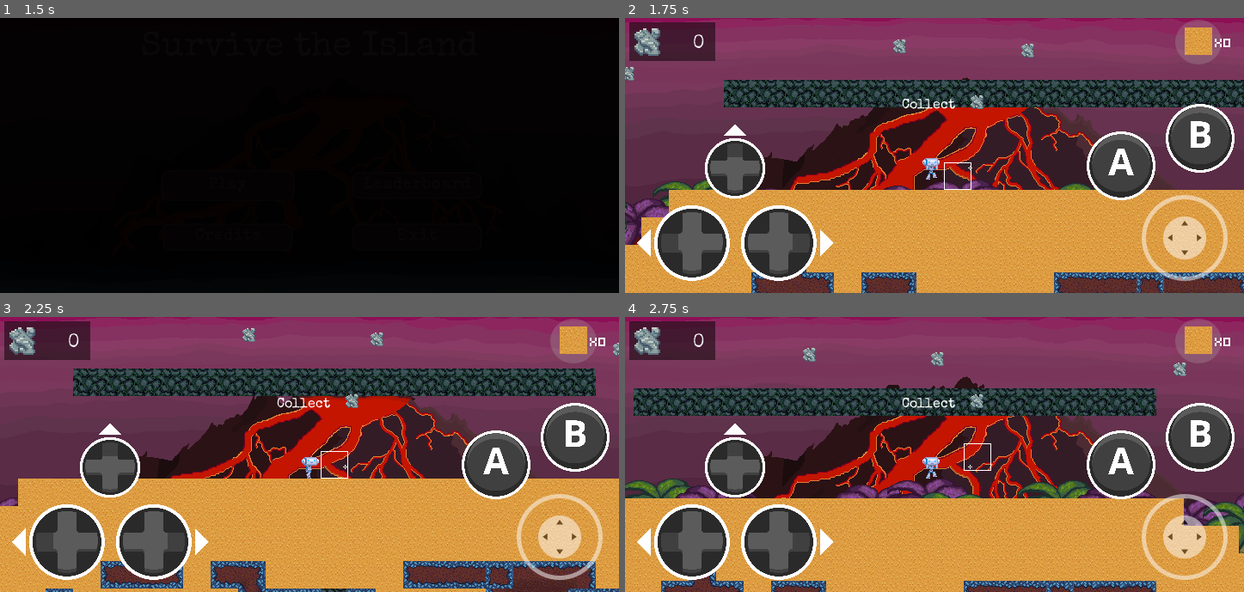
Above: before the commit, frames 1-4 (two rows, left to right).
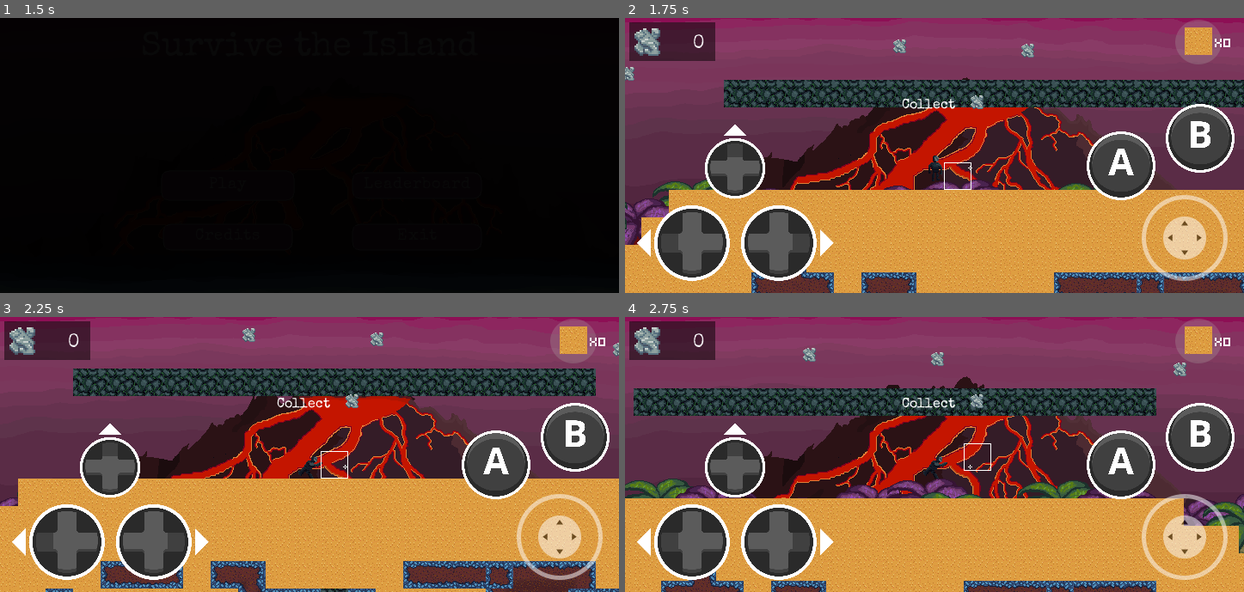
Above: after the commit, the same moments.

Repository: HaywardMorihara/SurviveTheIsland
Game: Godot game, scene res://src/UserInterface/MainMenu.tscn
Same seed, same stepped clock (60 frames per second), same inputs: the game is played once before the commit and once after it. Sound files missing from this copy of the repository are replaced by a short silence.
Inputs (mouse positions are in pixels of both pictures, inside the frame that each line leads up to):
- Up to frame 1 (1.5 s): click "Play" at 0.5 s; click "Play" at 1.25 s
- Up to frame 2 (1.75 s): no input
- Up to frame 3 (2.25 s): move the mouse to (445, 440) at 2.02 s; hold D (move_right) from 2.03 s (still down); tap Space (shoot) at 2.1 s; click (445, 440) at 2.17 s
- Up to frame 4 (2.75 s): keep holding D (move_right); tap W (jump) at 2.27, 2.3, 2.57 s

Frame 1 is identical in both runs. In frame 2, 0.2% of the frame differs, in the area x 48-52%, y 50-60%; in frame 3, 0.1%; in frame 4, 0.2%.

Commit message:
Import Player Art

Diff:
--- a/src/Actors/Player.gd
+++ b/src/Actors/Player.gd
@@ -160,13 +160,6 @@
 			animation_new = "run"
 		else:
 			animation_new = "idle"
-	else:
-		if _velocity.y > 0:
-			animation_new = "falling"
-		else:
-			animation_new = "jumping"
-	if is_shooting:
-		animation_new += "_weapon"
 	return animation_new
 
 
--- a/src/Actors/Player.tscn
+++ b/src/Actors/Player.tscn
@@ -1,7 +1,7 @@
-[gd_scene load_steps=69 format=2]
+[gd_scene load_steps=61 format=2]
 
 [ext_resource path="res://src/Actors/Player.gd" type="Script" id=1]
-[ext_resource path="res://assets/art/player/robot_demo.png" type="Texture" id=2]
+[ext_resource path="res://assets/art/player/charector_animations.png" type="Texture" id=2]
 [ext_resource path="res://assets/audio/sfx/jump.wav" type="AudioStream" id=3]
 [ext_resource path="res://assets/audio/sfx/BlockPlace.wav" type="AudioStream" id=4]
 [ext_resource path="res://assets/art/ui/button_xbox_dpad_light_2.png" type="Texture" id=5]
@@ -35,8 +35,8 @@
 [sub_resource type="RectangleShape2D" id=1]
 extents = Vector2( 15, 15 )
 
-[sub_resource type="Animation" id=2]
-length = 0.01
+[sub_resource type="Animation" id=5]
+length = 1.2
 loop = true
 step = 0.25
 tracks/0/type = "value"
@@ -46,112 +46,10 @@
 tracks/0/imported = false
 tracks/0/enabled = true
 tracks/0/keys = {
-"times": PoolRealArray( 0 ),
-"transitions": PoolRealArray( 1 ),
+"times": PoolRealArray( 0, 0.25, 0.5, 0.75, 1 ),
+"transitions": PoolRealArray( 1, 1, 1, 1, 1 ),
 "update": 1,
-"values": [ 22 ]
-}
-
-[sub_resource type="Animation" id=3]
-length = 0.01
-loop = true
-step = 0.25
-tracks/0/type = "value"
-tracks/0/path = NodePath("Sprite:frame")
-tracks/0/interp = 1
-tracks/0/loop_wrap = true
-tracks/0/imported = false
-tracks/0/enabled = true
-tracks/0/keys = {
-"times": PoolRealArray( 0 ),
-"transitions": PoolRealArray( 1 ),
-"update": 1,
-"values": [ 21 ]
-}
-
-[sub_resource type="Animation" id=4]
-length = 0.5
-loop = true
-step = 0.25
-tracks/0/type = "value"
-tracks/0/path = NodePath("Sprite:frame")
-tracks/0/interp = 1
-tracks/0/loop_wrap = true
-tracks/0/imported = false
-tracks/0/enabled = true
-tracks/0/keys = {
-"times": PoolRealArray( 0 ),
-"transitions": PoolRealArray( 1 ),
-"update": 1,
-"values": [ 26 ]
-}
-
-[sub_resource type="Animation" id=5]
-length = 7.0
-loop = true
-step = 0.25
-tracks/0/type = "value"
-tracks/0/path = NodePath("Sprite:frame")
-tracks/0/interp = 1
-tracks/0/loop_wrap = true
-tracks/0/imported = false
-tracks/0/enabled = true
-tracks/0/keys = {
-"times": PoolRealArray( 0, 1.25, 1.5, 2, 4.5, 4.75, 5, 5.25 ),
-"transitions": PoolRealArray( 1, 1, 1, 1, 1, 1, 1, 1 ),
-"update": 1,
-"values": [ 16, 17, 18, 16, 19, 20, 19, 16 ]
-}
-
-[sub_resource type="Animation" id=6]
-length = 0.5
-loop = true
-step = 0.25
-tracks/0/type = "value"
-tracks/0/path = NodePath("Sprite:frame")
-tracks/0/interp = 1
-tracks/0/loop_wrap = true
-tracks/0/imported = false
-tracks/0/enabled = true
-tracks/0/keys = {
-"times": PoolRealArray( 0 ),
-"transitions": PoolRealArray( 1 ),
-"update": 1,
-"values": [ 25 ]
-}
-
-[sub_resource type="Animation" id=7]
-length = 0.5
-loop = true
-step = 0.25
-tracks/0/type = "value"
-tracks/0/path = NodePath("Sprite:frame")
-tracks/0/interp = 1
-tracks/0/loop_wrap = true
-tracks/0/imported = false
-tracks/0/enabled = true
-tracks/0/keys = {
-"times": PoolRealArray( 0, 0.25, 0.5 ),
-"transitions": PoolRealArray( 1, 1, 1 ),
-"update": 1,
-"values": [ 23, 24, 23 ]
-}
-
-[sub_resource type="Animation" id=8]
-length = 0.5
-loop = true
-step = 0.25
-tracks/0/type = "value"
-tracks/0/path = NodePath("Sprite:frame")
-tracks/0/interp = 1
-tracks/0/loop_wrap = true
-tracks/0/imported = false
-tracks/0/enabled = true
-tracks/0/keys = {
-"times": PoolRealArray( 0 ),
-"transitions": PoolRealArray( 1 ),
-"update": 1,
-"values": [ 26 ]
+"values": [ 16, 17, 18, 19, 20 ]
 }
 
 [sub_resource type="Animation" id=9]
@@ -168,41 +66,7 @@
 "times": PoolRealArray( 0, 0.25, 0.5, 0.75, 1, 1.25 ),
 "transitions": PoolRealArray( 1, 1, 1, 1, 1, 1 ),
 "update": 1,
-"values": [ 0, 1, 2, 3, 4, 0 ]
-}
-
-[sub_resource type="Animation" id=10]
-length = 1.25
-loop = true
-step = 0.25
-tracks/0/type = "value"
-tracks/0/path = NodePath("Sprite:frame")
-tracks/0/interp = 1
-tracks/0/loop_wrap = true
-tracks/0/imported = false
-tracks/0/enabled = true
-tracks/0/keys = {
-"times": PoolRealArray( 0, 0.25, 0.5, 0.75, 1, 1.25 ),
-"transitions": PoolRealArray( 1, 1, 1, 1, 1, 1 ),
-"update": 1,
-"values": [ 5, 6, 7, 8, 9, 5 ]
-}
-
-[sub_resource type="Animation" id=11]
-length = 1.25
-loop = true
-step = 0.25
-tracks/0/type = "value"
-tracks/0/path = NodePath("Sprite:frame")
-tracks/0/interp = 1
-tracks/0/loop_wrap = true
-tracks/0/imported = false
-tracks/0/enabled = true
-tracks/0/keys = {
-"times": PoolRealArray( 0, 0.25, 0.5, 0.75, 1, 1.25 ),
-"transitions": PoolRealArray( 1, 1, 1, 1, 1, 1 ),
-"update": 1,
-"values": [ 10, 11, 12, 13, 14, 5 ]
+"values": [ 7, 8, 9, 10, 11, 15 ]
 }
 
 [sub_resource type="RectangleShape2D" id=12]
@@ -365,9 +229,8 @@
 [node name="Sprite" type="Sprite" parent="."]
 position = Vector2( 0, -14 )
 texture = ExtResource( 2 )
-hframes = 16
-vframes = 2
-frame = 22
+hframes = 21
+frame = 16
 
 [node name="MouseAimer" type="Node2D" parent="."]
 position = Vector2( 0, -14 )
@@ -379,16 +242,8 @@
 
 [node name="AnimationPlayer" type="AnimationPlayer" parent="."]
 playback_speed = 2.6
-anims/crouch = SubResource( 2 )
-anims/falling = SubResource( 3 )
-anims/falling_weapon = SubResource( 4 )
 anims/idle = SubResource( 5 )
-anims/idle_weapon = SubResource( 6 )
-anims/jumping = SubResource( 7 )
-anims/jumping_weapon = SubResource( 8 )
 anims/run = SubResource( 9 )
-anims/run_weapon = SubResource( 10 )
-anims/standing_weapon_ready = SubResource( 11 )
 
 [node name="Camera" type="Camera2D" parent="."]
 position = Vector2( 0, -28 )
Binary file added: assets/art/player/charector_animations.png
Not shown, changed: assets/art/player/charector_animations.png.import
Binary file removed: assets/art/player/robot_demo.png
